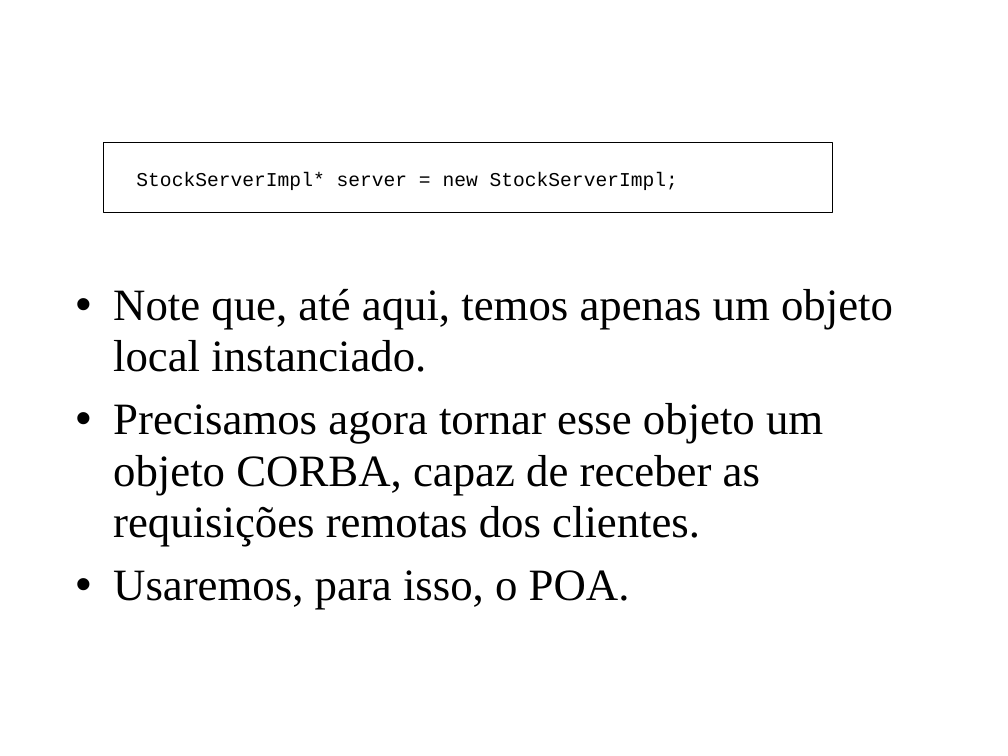
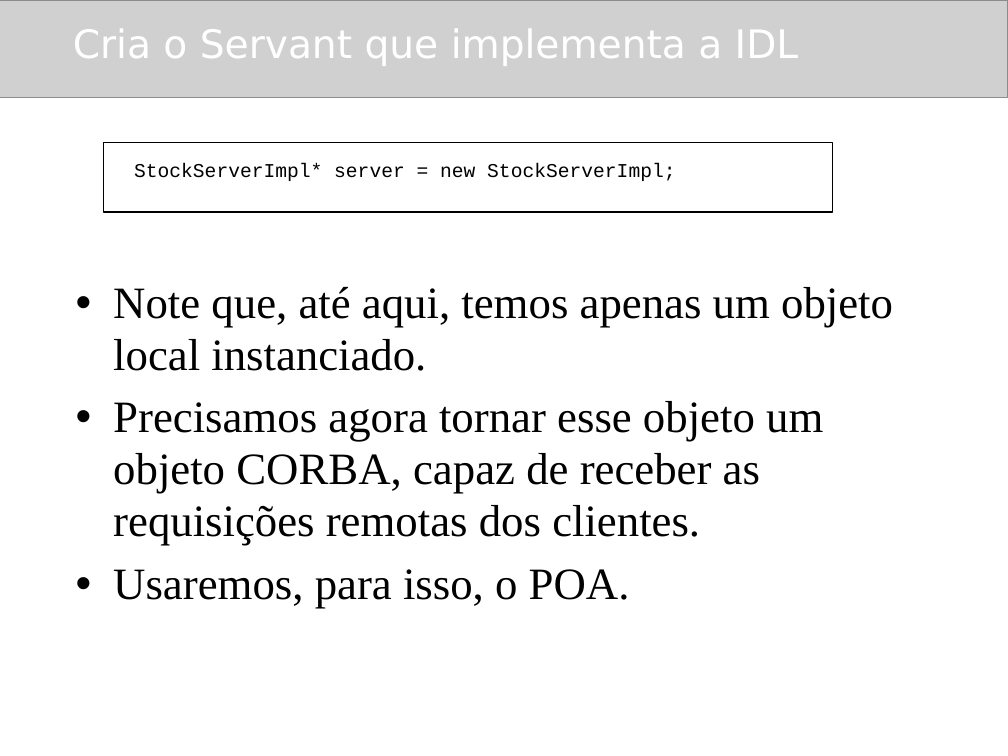
Before and after one commit to amadeubarbosa/openbus-core, a slide deck: slide 48 of docs/cursos/developer/cpp/4.CORBA_CPP.ppt (slide 26 before the commit). Drawn at 1008x756 pixels with LibreOffice and Linux fonts; fonts in the diff are those of the drawing; grey boxes stand for pictures; background and template pictures are left out. Boxes give left, top, right and bottom in pixels: in the first picture for what was removed or moved away, otherwise in the second. Text is boxed around its words. In the diff, an @@ line names an element or a change of style, - is before the commit and + after.

```diff
--- a/docs/cursos/developer/cpp/4.CORBA_CPP.ppt
+++ b/docs/cursos/developer/cpp/4.CORBA_CPP.ppt
@@ picture added at box(0, 0, 1008, 98) @@
@@ title "Cria o Servant que implementa ..." at box(73, 29, 798, 66): bold off @@
@@ rectangle added at box(103, 143, 833, 213), outline #000000 0.74 pt @@
@@ text "StockServerImpl* server = new StockServerImpl;": place and size @@
-text "StockServerImpl* server = new StockServerImpl;" at box(103, 143, 833, 213)
+text "StockServerImpl* server = new StockServerImpl;" at box(134, 164, 675, 181)
@@ text "StockServerImpl* server = new StockServerImpl;" at box(134, 164, 675, 181): indent changed; outline #000000 0.74 pt to none @@
```
Also in this commit, not shown: 42 other slides changed, 22 slides added.
